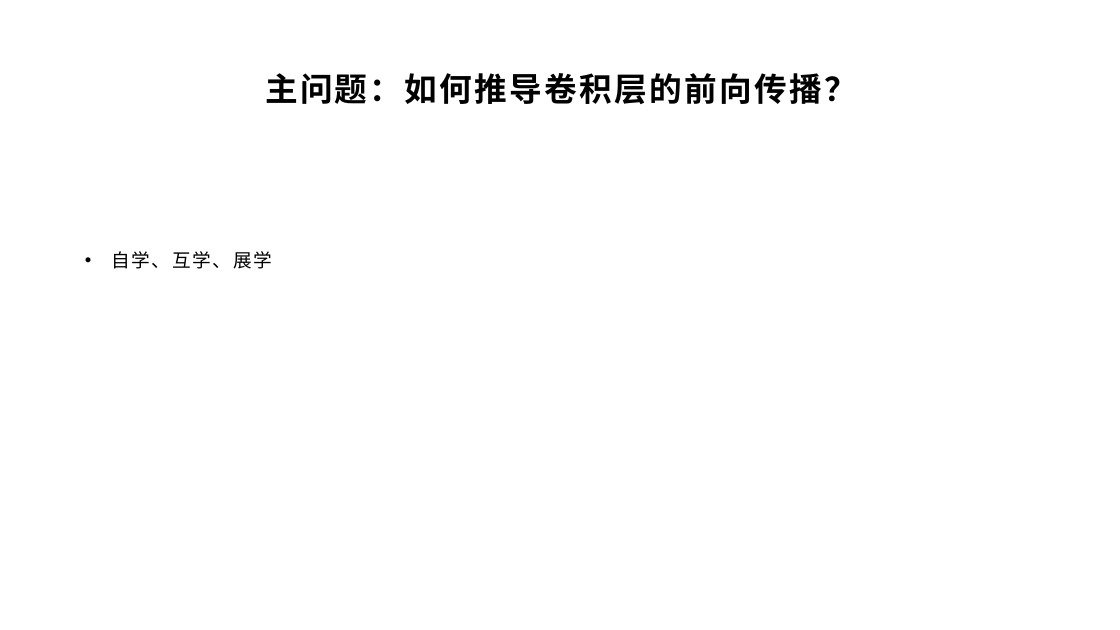
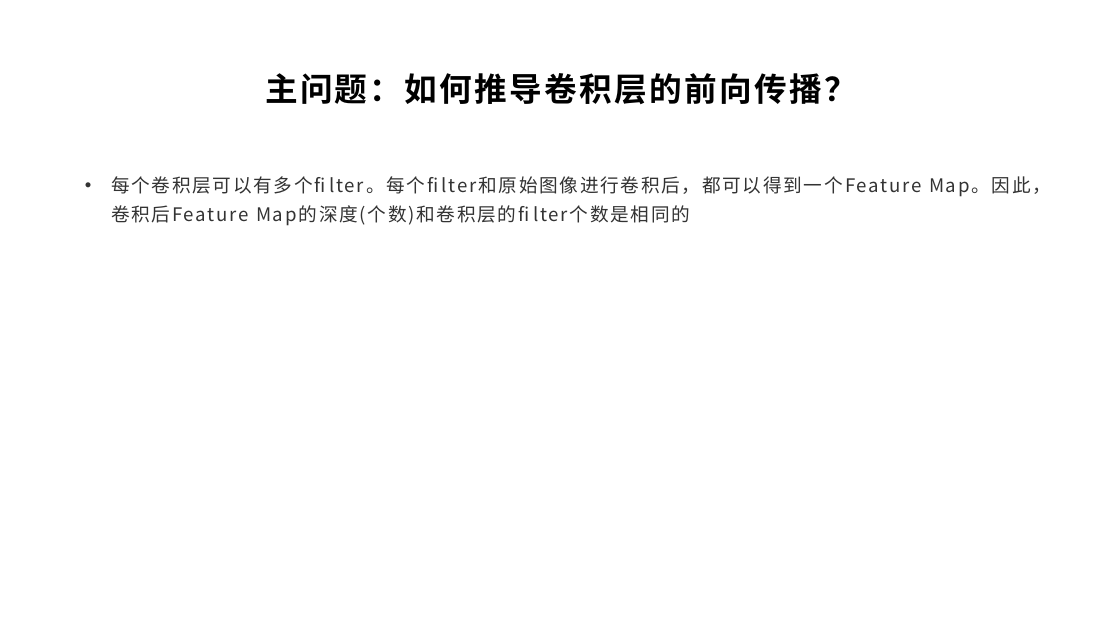
Before and after one commit to yyc-git/DeepLearningEdu, a slide deck: slide 25 of lessons/8_conv_layer_forward/ppt/卷积神经网络与卷积层的前向传播推导.pptx. Drawn at 1120x630 pixels with LibreOffice and Linux fonts; fonts in the diff are those of the drawing; background and template pictures are left out. Boxes give left, top, right and bottom in pixels: in the first picture for what was removed or moved away, otherwise in the second. Text is boxed around its words. In the diff, an @@ line names an element or a change of style, - is before the commit and + after.

```diff
--- a/lessons/8_conv_layer_forward/ppt/卷积神经网络与卷积层的前向传播推导.pptx
+++ b/lessons/8_conv_layer_forward/ppt/卷积神经网络与卷积层的前向传播推导.pptx
@@ text at (111, 176, 1052, 225): text changed; font Arial to Noto Sans CJK SC; text colour #000000 to #333333 @@
-• 自学、互学、展学
+• 每个卷积层可以有多个filter。每个filter和原始图像进行卷积后，都可以得到一个Feature Map。因此，卷积后Feature Map的深度(个数)和卷积层的filter个数是相同的
```
Also in this commit, not shown: 7 other slides changed, 1 slide added, 3 slides removed, 19 other files.
